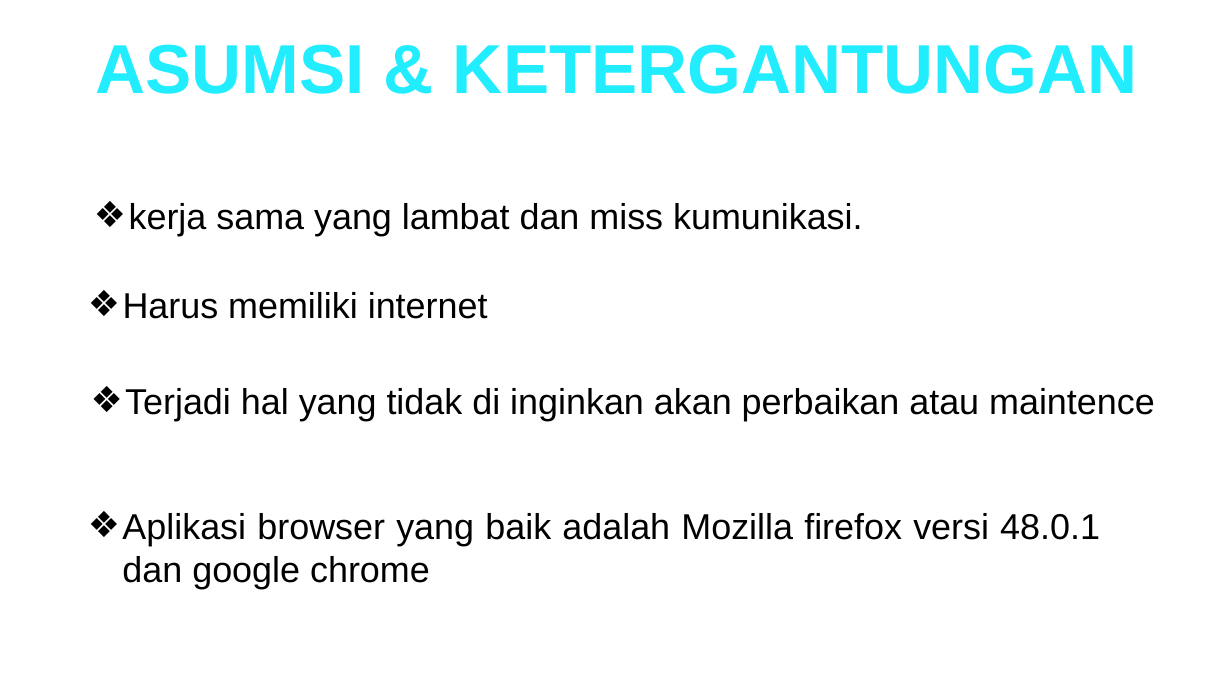
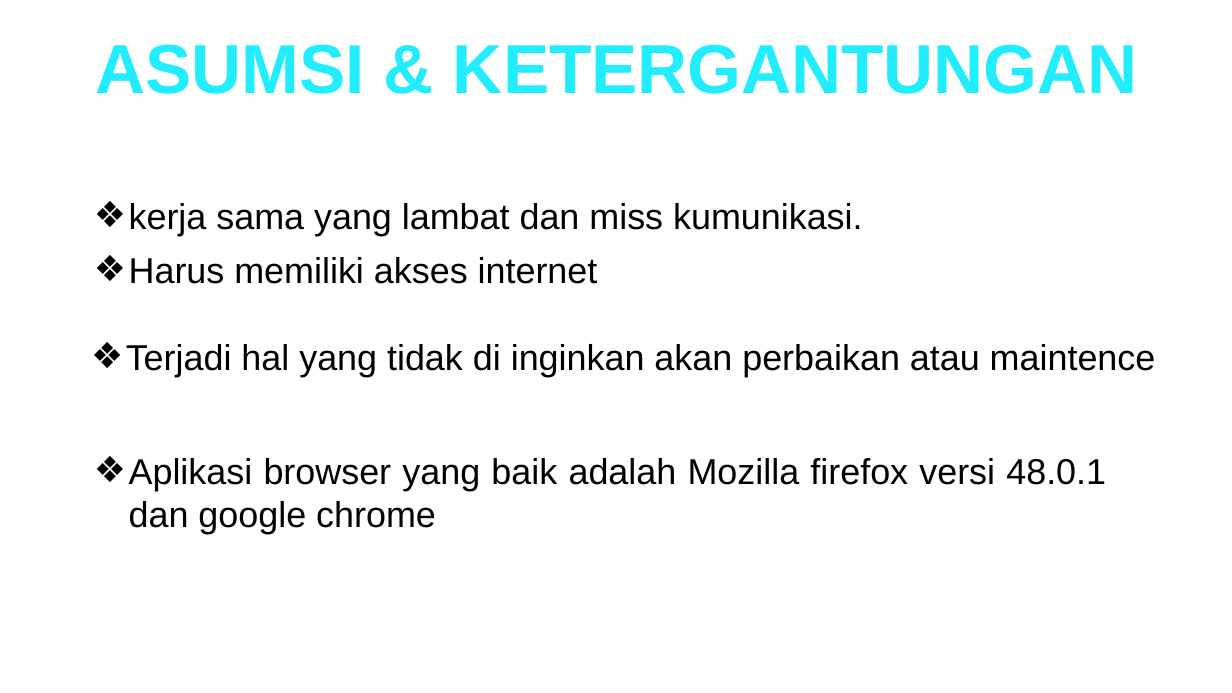
Before and after one commit to sahrul1610/Proyek1, a slide deck: slide 12 of Kelompok Proyek.pptx. Drawn at 1232x693 pixels with LibreOffice and Linux fonts; fonts in the diff are those of the drawing; background and template pictures are left out. Boxes give left, top, right and bottom in pixels: in the first picture for what was removed or moved away, otherwise in the second. Text is boxed around its words. In the diff, an @@ line names an element or a change of style, - is before the commit and + after.

```diff
--- a/Kelompok Proyek.pptx
+++ b/Kelompok Proyek.pptx
@@ text at (x1=129, y1=257, x2=598, y2=284): text changed @@
-❖ Harus memiliki internet
+❖ Harus memiliki akses internet
@@ text "Terjadi hal yang tidak di ..." moved from (x1=125, y1=388, x2=1155, y2=421) to (x1=126, y1=344, x2=1156, y2=377) @@
@@ text "Aplikasi browser yang baik adalah ..." moved from (x1=122, y1=513, x2=1100, y2=589) to (x1=129, y1=458, x2=1106, y2=534) @@
```
Also in this commit, not shown: 1 other slide changed, 14 other files.
